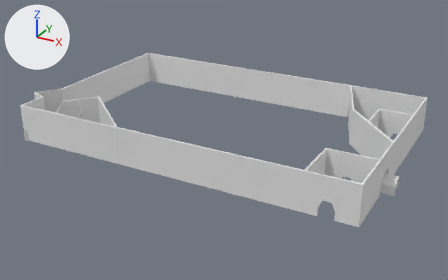
What one commit did to the FBX model Assets/Resources/Mesh/Level2/Level2-ParedesExteriores.fbx.
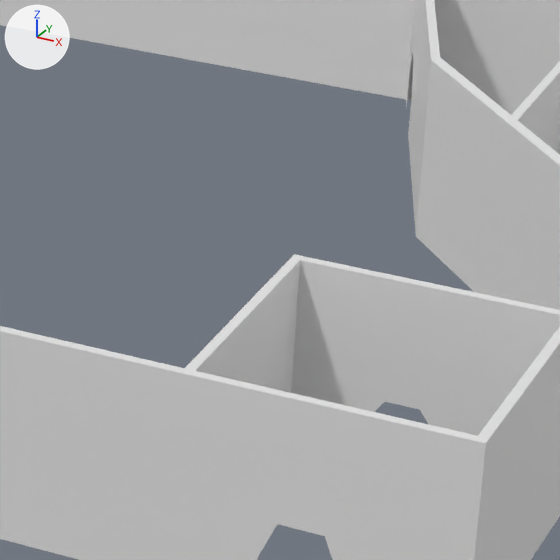
Each version is shown whole from a camera (50 mm lens) standing at (30.9, -99.7, 57.9) and looking at (-33.8, 18.0, -1.0), then close up on the part from 60% to 84% of the width and 35% to 74% of the height. Every picture has the same lights, and +X, +Y and +Z are marked at upper left. Where no turn or scale is listed for an object, it has been applied to the vertices.

In view in the first close-up: 'Level2-ParedesExteriores'.
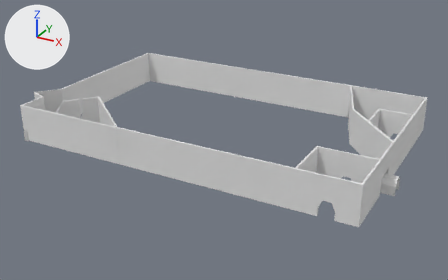
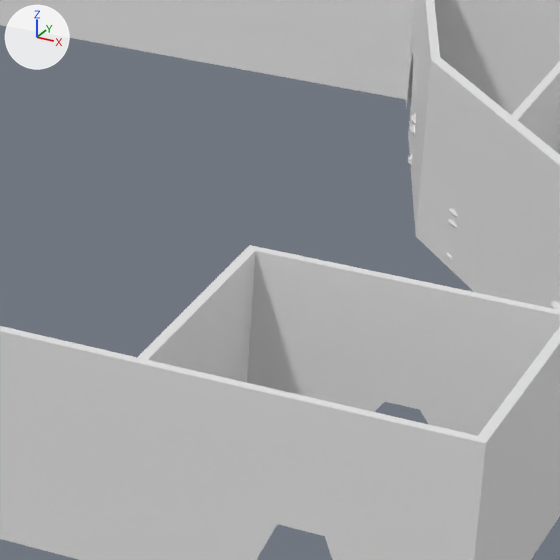
Pixel boxes (x1, y1, x2, y2) of what changed, in the close-ups (560 x 560 px; the box of a moved part takes in the faces that stretch with it):
part 1 of me_cube_052, added: after (408, 113, 560, 310)
part 2 of me_cube_052, moved or reshaped: before (182, 254, 560, 412); after (138, 245, 560, 412)

The change, as a list of edits to the scene's bpy script:
```text
Change me_cube_052:
    used by ob_level2_paredesexteriores; location = (-20.0, -4.89, 3.75)
    remove me_cube_052.from_pydata(...)  # 253 vertices, 170 faces; spans x -58.3..28.8, y -0.9..50.1, z -5.1..4.3
    add me_cube_052.from_pydata(...)  # 773 vertices, 530 faces; spans x -58.3..28.8, y -0.9..50.1, z -5.1..4.3
    me_cube_052 part 1: 520 vertices added at x 10.3..26.4, y 23.3..44.2, z -3.8..-1.4
    me_cube_052 part 2: 12 vertices moved from x 15.2..15.6, y -0.2..11.1, z -4.2..4.3 to x 13.4..13.8, y -0.2..11.1, z -4.2..4.3
```
